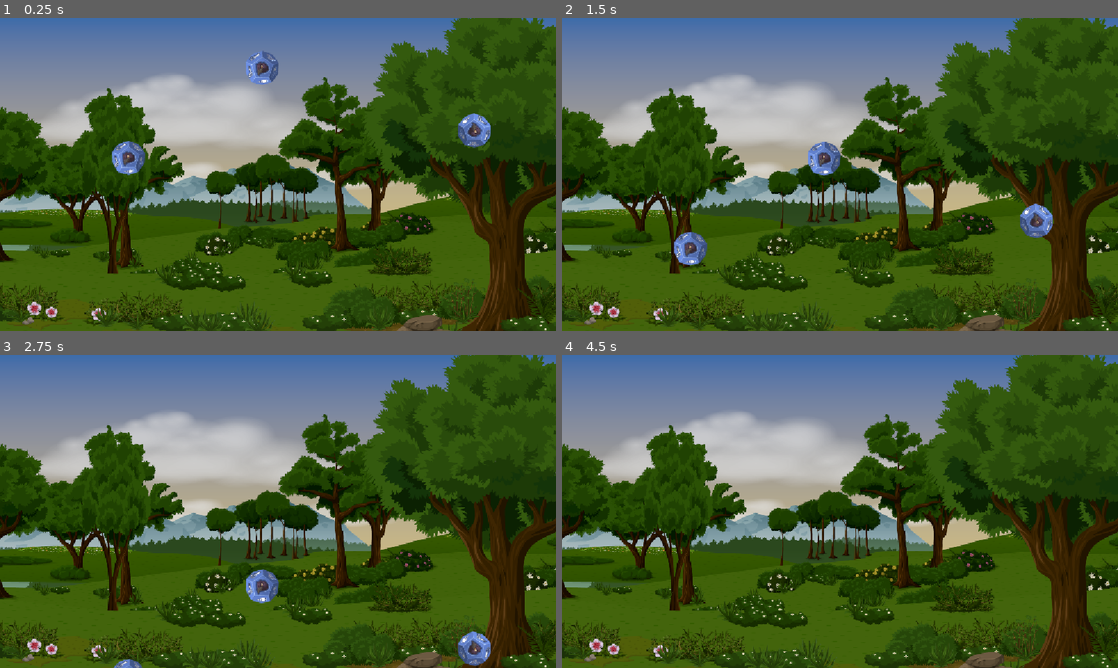
Above: before the commit, frames 1-4 (two rows, left to right).
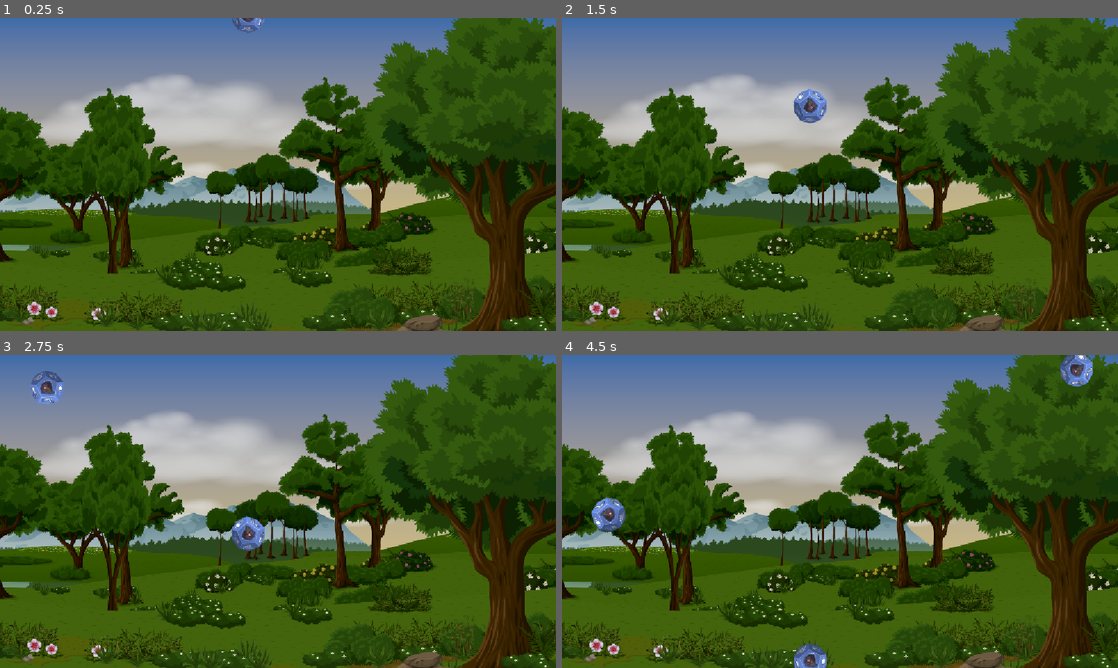
Above: after the commit, the same moments.

Repository: Newton-Duarte/godot-dice-catcher
Game: Godot game, scene res://scenes/game.tscn
Same seed, same stepped clock (60 frames per second), same inputs: the game is played once before the commit and once after it.
Inputs:
- Up to frame 1 (0.25 s): no input
- Up to frame 2 (1.5 s): no input
- Up to frame 3 (2.75 s): no input
- Up to frame 4 (4.5 s): no input

The runs differ from the first frame. In frame 1, 1.6% of the frame differs, in the area x 20-89%, y 0-51%; in frame 2, 2.0%; in frame 3, 2.0%, in the area x 5-89%, y 5-100%; in frame 4, 1.4%.

Commit message:
feat: add spawn dice logic with a timer

Diff:
--- a/scenes/game.tscn
+++ b/scenes/game.tscn
@@ -1,20 +1,18 @@
 [gd_scene format=3 uid="uid://xlj61jrmvlld"]
 
+[ext_resource type="Script" uid="uid://b5jaaso2rkvwg" path="res://scripts/game.gd" id="1_lnu2h"]
 [ext_resource type="Texture2D" uid="uid://hjt2a50it2vy" path="res://assets/GemBg.png" id="1_uwrxv"]
-[ext_resource type="PackedScene" uid="uid://b402sficj377r" path="res://scenes/dice.tscn" id="2_yqjtg"]
 
 [node name="Game" type="Node2D" unique_id=1282783814]
+script = ExtResource("1_lnu2h")
 
 [node name="Sprite2D" type="Sprite2D" parent="." unique_id=2114178832]
 position = Vector2(583, 342.00003)
 scale = Vector2(0.7, 0.7)
 texture = ExtResource("1_uwrxv")
 
-[node name="Dice" parent="." unique_id=2017388529 instance=ExtResource("2_yqjtg")]
-position = Vector2(543, 28)
+[node name="SpawnTimer" type="Timer" parent="." unique_id=562564451]
+wait_time = 2.0
+autostart = true
 
-[node name="Dice2" parent="." unique_id=32612328 instance=ExtResource("2_yqjtg")]
-position = Vector2(983, 158)
-
-[node name="Dice3" parent="." unique_id=2088959729 instance=ExtResource("2_yqjtg")]
-position = Vector2(266, 214)
+[connection signal="timeout" from="SpawnTimer" to="." method="spawn_dice"]
--- a/scripts/dice.gd
+++ b/scripts/dice.gd
@@ -1,6 +1,8 @@
 class_name Dice
 
 extends Area2D
+
+signal game_over
 
 @onready var sprite_2d: Sprite2D = $Sprite2D
 
@@ -20,4 +22,5 @@
 
 func check_game_over() -> void:
 	if get_viewport_rect().end.y < position.y:
+		game_over.emit()
 		queue_free()
--- /dev/null
+++ b/scripts/game.gd
@@ -0,0 +1,24 @@
+extends Node2D
+
+const DICE = preload("res://scenes/dice.tscn")
+
+const MARGIN: float = 80.0
+
+@onready var spawn_timer: Timer = $SpawnTimer
+
+func _ready() -> void:
+	spawn_dice()
+
+func spawn_dice() -> void:
+	var new_dice: Dice = DICE.instantiate()
+	var viewport_rect = get_viewport_rect()
+	var new_position_x = randf_range(
+		viewport_rect.position.x + MARGIN,
+		viewport_rect.end.x - MARGIN
+	)
+	new_dice.position = Vector2(new_position_x, -MARGIN)
+	new_dice.game_over.connect(_on_dice_game_over)
+	add_child(new_dice)
+
+func _on_dice_game_over() -> void:
+	print("GAME OVER")
Not shown, added: scripts/game.gd.uid
